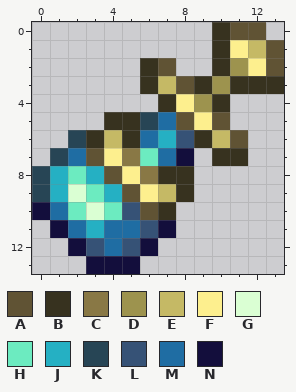
A pixel-art sprite gets an edit: Items/Marble/SpringwaterFlask.png. Above: the version before the commit.
The file is 28x28 pixels, drawn in blocks of 2x2; one block is one cell here.
Palette (. is transparent): A #605334  B #37321f  C #897845  D #9d934e  E #c5b965  F #fdef8e  G #daffd3  H #6cebc0  J #25b0c3  K #274555  L #365276  M #1f6da3  N #130e3c
The result:
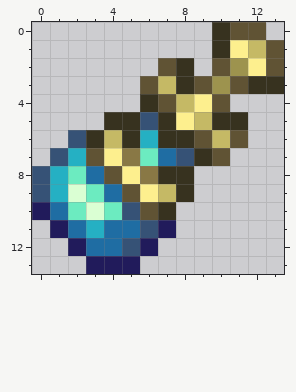
The edit:
colour N: #130e3c -> #211b5b
Changed rows in their new state; - is a pixel that keeps its letter.
first column x 0:
 2 ------.-B-A-
 3 ------A-BA-A
 4 ------BAEFA-
 5 ------LBFEBB
 6 --L---JBBA--
 7 -LJ-----LBA.
 8 L--M--------
 9 L---M-------
12 ---M--------
Pixel boxes of the changes (left, top, right, bottom) in both pictures:
changed: (32, 58, 248, 274)
